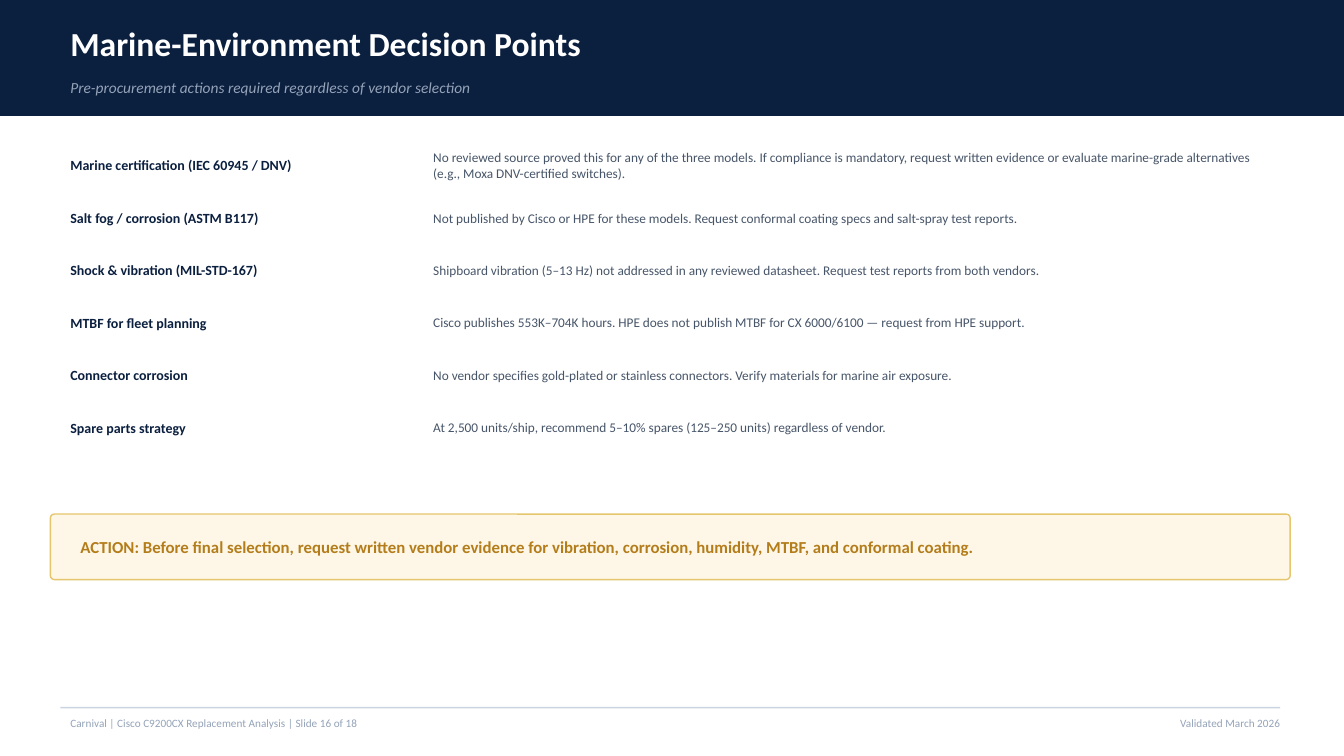
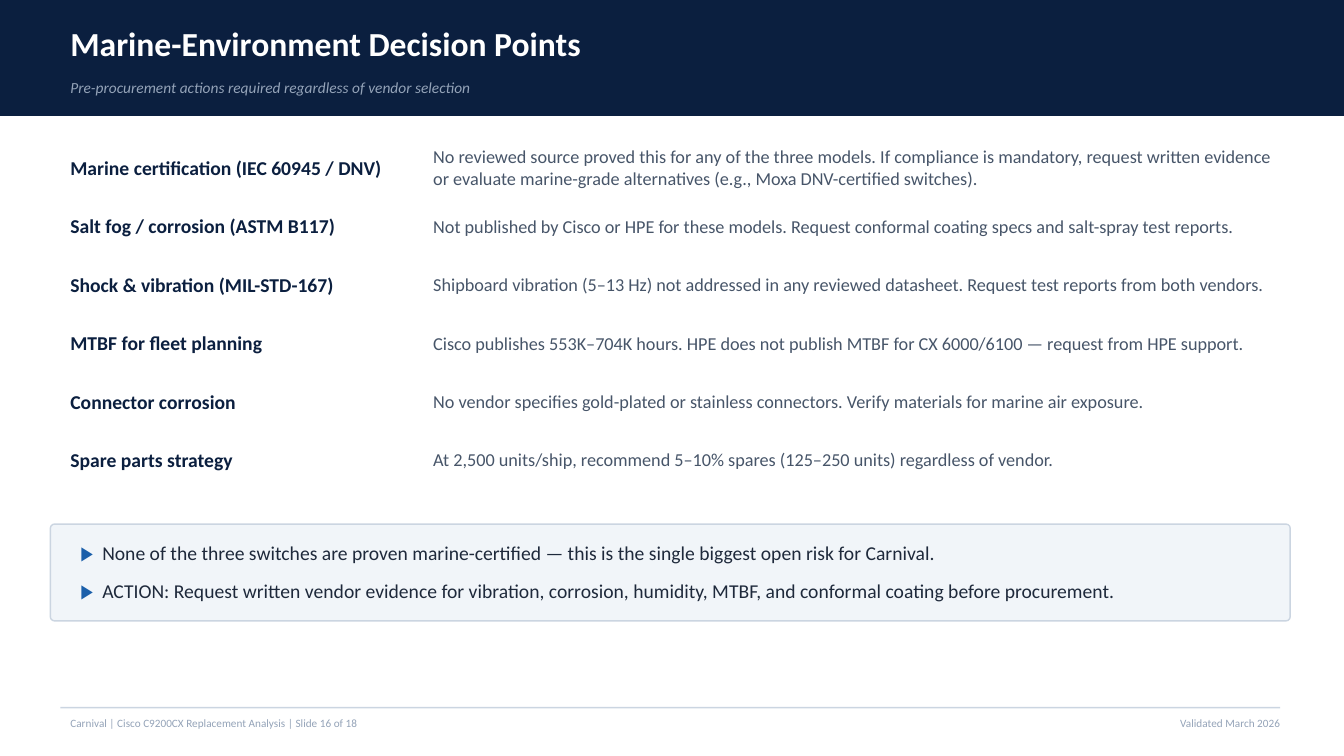
Before and after one commit to 91ped24-sketch/Comparaciones, a slide deck: slide 16 of Cisco_C9200CX_Replacement_Analysis_Validated.pptx. Drawn at 1344x756 pixels with LibreOffice and Linux fonts; fonts in the diff are those of the drawing. Boxes give left, top, right and bottom in pixels: in the first picture for what was removed or moved away, otherwise in the second. Text is boxed around its words. In the diff, an @@ line names an element or a change of style, - is before the commit and + after.

Commit message:
Font size modification

```diff
--- a/Cisco_C9200CX_Replacement_Analysis_Validated.pptx
+++ b/Cisco_C9200CX_Replacement_Analysis_Validated.pptx
@@ text "Shock & vibration (MIL-STD-167)": place and size @@
-text "Shock & vibration (MIL-STD-167)" at bbox=[70, 264, 258, 277]
+text "Shock & vibration (MIL-STD-167)" at bbox=[70, 277, 334, 295]
@@ text "Shipboard vibration (5–13 Hz) not ...": place and size @@
-text "Shipboard vibration (5–13 Hz) not ..." at bbox=[433, 265, 1039, 277]
+text "Shipboard vibration (5–13 Hz) not ..." at bbox=[433, 278, 1263, 294]
@@ text "MTBF for fleet planning": place and size @@
-text "MTBF for fleet planning" at bbox=[70, 318, 206, 331]
+text "MTBF for fleet planning" at bbox=[70, 336, 262, 354]
@@ text "Cisco publishes 553K–704K hours. HPE ...": place and size @@
-text "Cisco publishes 553K–704K hours. HPE ..." at bbox=[433, 317, 1024, 329]
+text "Cisco publishes 553K–704K hours. HPE ..." at bbox=[433, 337, 1243, 353]
@@ text "Connector corrosion": place and size @@
-text "Connector corrosion" at bbox=[70, 370, 188, 380]
+text "Connector corrosion" at bbox=[70, 395, 236, 409]
@@ text "No vendor specifies gold-plated or ...": place and size @@
-text "No vendor specifies gold-plated or ..." at bbox=[433, 370, 952, 383]
+text "No vendor specifies gold-plated or ..." at bbox=[433, 395, 1143, 411]
@@ size 10 to 14 pt in 6 elements at bbox=[70, 160, 381, 178], bbox=[70, 218, 335, 237], bbox=[70, 277, 334, 295], bbox=[70, 336, 262, 354], bbox=[70, 395, 236, 409], bbox=[70, 454, 233, 471] @@
@@ text "Spare parts strategy": place and size @@
-text "Spare parts strategy" at bbox=[70, 424, 186, 436]
+text "Spare parts strategy" at bbox=[70, 454, 233, 471]
@@ size 9.5 to 13 pt in 6 elements at bbox=[433, 150, 1270, 188], bbox=[433, 220, 1233, 236], bbox=[433, 278, 1263, 294], bbox=[433, 337, 1243, 353], bbox=[433, 395, 1143, 411], bbox=[433, 453, 1053, 469] @@
@@ text "At 2,500 units/ship, recommend 5–10% ...": place and size @@
-text "At 2,500 units/ship, recommend 5–10% ..." at bbox=[433, 422, 886, 435]
+text "At 2,500 units/ship, recommend 5–10% ..." at bbox=[433, 453, 1053, 469]
@@ rounded rectangle: place and size @@
-rounded rectangle at bbox=[50, 514, 1291, 580]
+rounded rectangle at bbox=[50, 524, 1291, 621]
@@ rounded rectangle at bbox=[50, 524, 1291, 621]: fill #FEF7E8 to #F1F5F9; outline #E5C66D 1 pt to #CBD5E1 1 pt; proportions changed @@
@@ text added at bbox=[102, 546, 935, 564], 14 pt, text #1E293B @@
+▶ None of the three switches are proven marine-certified — this is the single biggest open risk for Carnival.
@@ text at bbox=[102, 584, 1114, 602]: text changed; size 12 to 14 pt; text colour #B47D1B to #1E293B; bold off @@
-ACTION: Before final selection, request written vendor evidence for vibration, corrosion, humidity, MTBF, and conformal coating.
+▶ ACTION: Request written vendor evidence for vibration, corrosion, humidity, MTBF, and conformal coating before procurement.
```
Also in this commit, not shown: 16 other slides changed.
